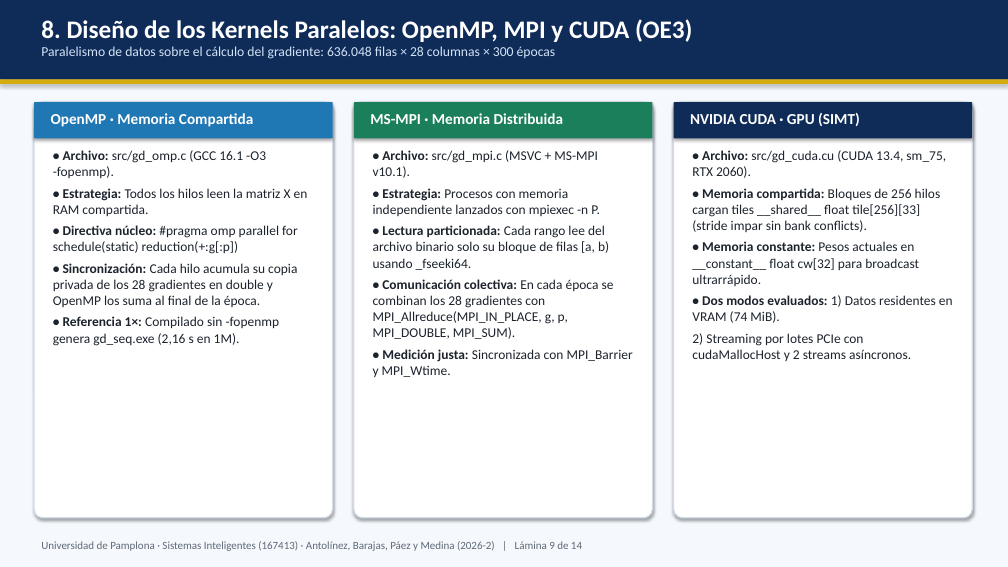
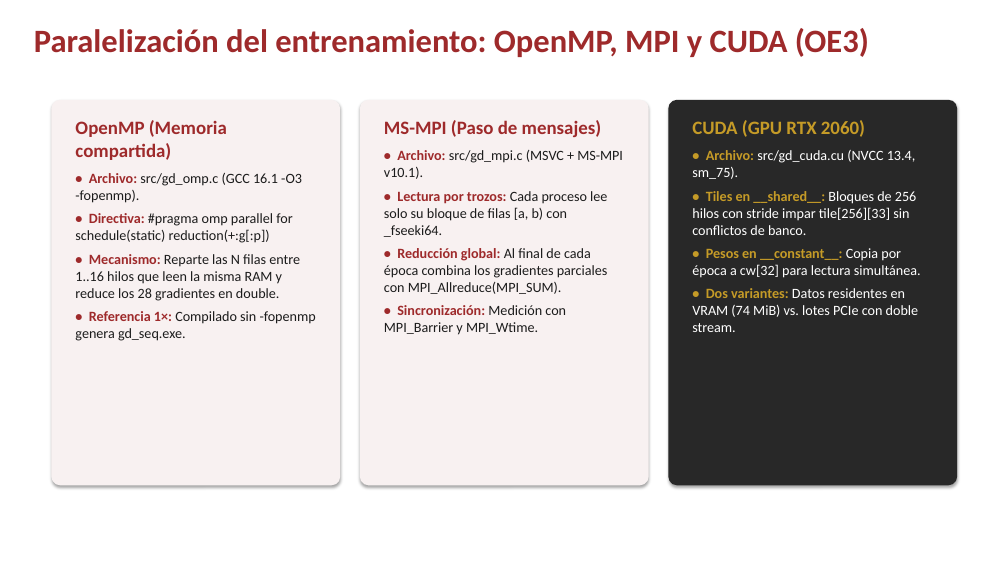
Before and after one commit to The1Poi/demanda-la-parada, a slide deck: slide 9 of entregables_defensa/02_Presentacion_Defensa/Presentacion_Defensa_Demanda_La_Parada.pptx. Drawn at 1008x567 pixels with LibreOffice and Linux fonts; fonts in the diff are those of the drawing; background and template pictures are left out. Boxes give left, top, right and bottom in pixels: in the first picture for what was removed or moved away, otherwise in the second. Text is boxed around its words. In the diff, an @@ line names an element or a change of style, - is before the commit and + after.

Commit message:
fix(entregables): Resumen/Abstract en 1 columna antes de Introduccion y plantilla oficial Unipamplona en PPTX

```diff
--- a/entregables_defensa/02_Presentacion_Defensa/Presentacion_Defensa_Demanda_La_Parada.pptx
+++ b/entregables_defensa/02_Presentacion_Defensa/Presentacion_Defensa_Demanda_La_Parada.pptx
@@ rectangle removed at box(0, 0, 1008, 567) @@
@@ rectangle removed at box(0, 0, 1008, 79) @@
@@ text at box(34, 28, 869, 57): text changed; size 13 to 31 pt; text colour #D2E1F5 to #9E2A2B; bold on @@
-8. Diseño de los Kernels Paralelos: OpenMP, MPI y CUDA (OE3)
-Paralelismo de datos sobre el cálculo del gradiente: 636.048 filas × 28 columnas × 300 épocas
+Paralelización del entrenamiento: OpenMP, MPI y CUDA (OE3)
@@ rectangle removed at box(0, 79, 1008, 84) @@
@@ rounded rectangle removed at box(34, 102, 333, 138) @@
@@ rounded rectangle at box(51, 100, 340, 485): fill #FFFFFF to #F8F1F1; outline #D2DCEB 1.2 pt to none @@
@@ rounded rectangle: place and size @@
-rounded rectangle at box(34, 102, 333, 518)
+rounded rectangle at box(51, 100, 340, 485)
@@ text removed at box(51, 113, 253, 127) @@
-OpenMP · Memoria Compartida
@@ text "OpenMP (Memoria compartida)": place and size @@
-text "OpenMP (Memoria compartida)" at box(53, 150, 308, 346)
+text "OpenMP (Memoria compartida)" at box(75, 120, 316, 341)
@@ text "OpenMP (Memoria compartida)" at box(75, 120, 316, 341): size 12.8 to 13.5 pt in "• Archivo: src/gd_omp.c (GCC 16.1 -O3 -fopenmp)."; text colour #1C232D to #9E2A2B in "• Archivo:"; text colour #1C232D to #1C1C1C in "src/gd_omp.c (GCC 16.1 -O3 -fopenmp)."; more space between paragraphs @@
@@ rounded rectangle removed at box(354, 102, 653, 138) @@
@@ rounded rectangle: place and size @@
-rounded rectangle at box(354, 102, 653, 518)
+rounded rectangle at box(360, 100, 649, 485)
@@ rounded rectangle at box(360, 100, 649, 485): fill #FFFFFF to #F8F1F1; outline #D2DCEB 1.2 pt to none @@
@@ text removed at box(370, 113, 563, 124) @@
-MS-MPI · Memoria Distribuida
@@ text "MS-MPI (Paso de mensajes)": place and size @@
-text "MS-MPI (Paso de mensajes)" at box(373, 150, 633, 377)
+text "MS-MPI (Paso de mensajes)" at box(384, 120, 623, 335)
@@ rounded rectangle: place and size @@
-rounded rectangle at box(674, 102, 972, 518)
+rounded rectangle at box(668, 100, 957, 485)
@@ rounded rectangle at box(668, 100, 957, 485): fill #FFFFFF to #282828; outline #D2DCEB 1.2 pt to none @@
@@ rounded rectangle removed at box(674, 102, 972, 138) @@
@@ text removed at box(690, 113, 860, 126) @@
-NVIDIA CUDA · GPU (SIMT)
@@ text at box(75, 120, 227, 160): paragraph added @@
+OpenMP (Memoria compartida)
@@ text at box(384, 120, 602, 137): paragraph added @@
+MS-MPI (Paso de mensajes)
@@ text at box(692, 120, 921, 332): text changed; size 12.8 to 13.5 pt; text colour #1C232D to #FFFFFF @@
-• Archivo: src/gd_cuda.cu (CUDA 13.4, sm_75, RTX 2060).
-• Memoria compartida: Bloques de 256 hilos cargan tiles __shared__ float tile[256][33] (stride impar sin bank conflicts).
-• Memoria constante: Pesos actuales en __constant__ float cw[32] para broadcast ultrarrápido.
-• Dos modos evaluados: 1) Datos residentes en VRAM (74 MiB).
-2) Streaming por lotes PCIe con cudaMallocHost y 2 streams asíncronos.
+CUDA (GPU RTX 2060)
+• Archivo: src/gd_cuda.cu (NVCC 13.4, sm_75).
+• Tiles en __shared__: Bloques de 256 hilos con stride impar tile[256][33] sin conflictos de banco.
+• Pesos en __constant__: Copia por época a cw[32] para lectura simultánea.
+• Dos variantes: Datos residentes en VRAM (74 MiB) vs. lotes PCIe con doble stream.
@@ text at box(384, 150, 623, 179): size 12.8 to 13.5 pt in "• Archivo: src/gd_mpi.c (MSVC + MS-MPI v10.1)."; text colour #1C232D to #9E2A2B in "• Archivo:"; text colour #1C232D to #1C1C1C in "src/gd_mpi.c (MSVC + MS-MPI v10.1)."; more space between paragraphs @@
@@ text at box(384, 191, 608, 335): text changed; size 12.8 to 13.5 pt; text colour #1C232D to #1C1C1C @@
-• Estrategia: Procesos con memoria independiente lanzados con mpiexec -n P.
-• Lectura particionada: Cada rango lee del archivo binario solo su bloque de filas [a, b) usando _fseeki64.
-• Comunicación colectiva: En cada época se combinan los 28 gradientes con MPI_Allreduce(MPI_IN_PLACE, g, p, MPI_DOUBLE, MPI_SUM).
-• Medición justa: Sincronizada con MPI_Barrier y MPI_Wtime.
+• Lectura por trozos: Cada proceso lee solo su bloque de filas [a, b) con _fseeki64.
+• Reducción global: Al final de cada época combina los gradientes parciales con MPI_Allreduce(MPI_SUM).
+• Sincronización: Medición con MPI_Barrier y MPI_Wtime.
@@ text at box(75, 213, 316, 341): text changed; size 12.8 to 13.5 pt; text colour #1C232D to #1C1C1C @@
-• Estrategia: Todos los hilos leen la matriz X en RAM compartida.
-• Directiva núcleo: #pragma omp parallel for schedule(static) reduction(+:g[:p])
-• Sincronización: Cada hilo acumula su copia privada de los 28 gradientes en double y OpenMP los suma al final de la época.
-• Referencia 1×: Compilado sin -fopenmp genera gd_seq.exe (2,16 s en 1M).
+• Directiva: #pragma omp parallel for schedule(static) reduction(+:g[:p])
+• Mecanismo: Reparte las N filas entre 1..16 hilos que leen la misma RAM y reduce los 28 gradientes en double.
+• Referencia 1×: Compilado sin -fopenmp genera gd_seq.exe.
@@ text removed at box(41, 541, 582, 551) @@
-Universidad de Pamplona · Sistemas Inteligentes (167413) · Antolínez, Barajas, Páez y Medina (2026-2) | Lámina 9 de 14
```
Also in this commit, not shown: 5 other slides changed, 9 slides added, 8 slides removed, 6 other files.
